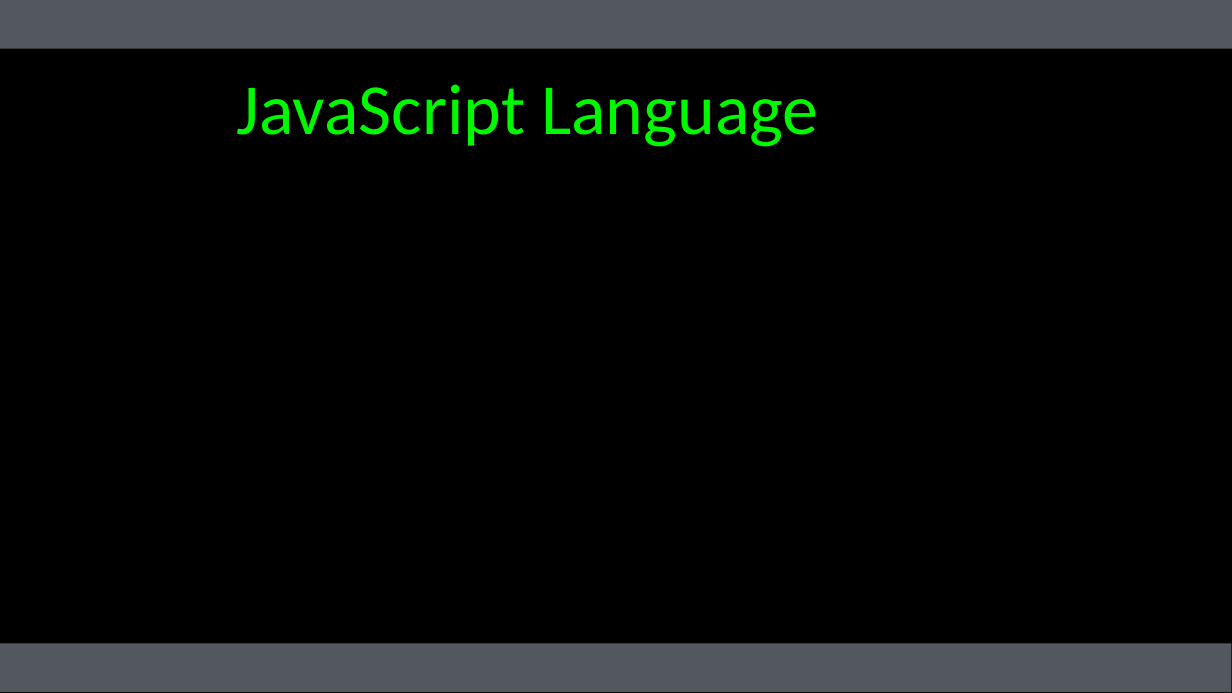
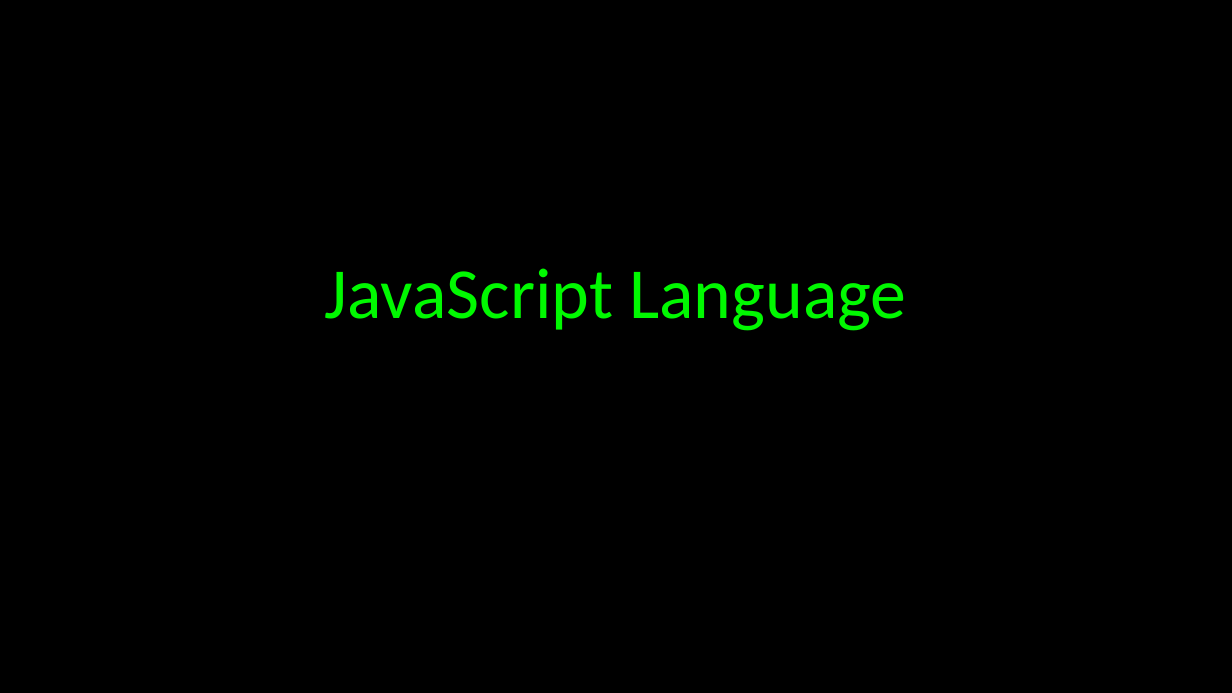
Before and after one commit to csev/wa4e, a slide deck: slide 19 of lectures/JS-01-JavaScript.ppt. Drawn at 1232x693 pixels with LibreOffice and Linux fonts; fonts in the diff are those of the drawing. Boxes give left, top, right and bottom in pixels: in the first picture for what was removed or moved away, otherwise in the second. Text is boxed around its words. In the diff, an @@ line names an element or a change of style, - is before the commit and + after.

```diff
--- a/lectures/JS-01-JavaScript.ppt
+++ b/lectures/JS-01-JavaScript.ppt
@@ rectangle removed at bbox=[0, 0, 1232, 49] @@
@@ title "JavaScript Language": place and size @@
-title "JavaScript Language" at bbox=[237, 84, 818, 147]
+title "JavaScript Language" at bbox=[325, 268, 906, 331]
@@ rectangle at bbox=[0, 643, 1232, 692]: fill #53585F to #000000 @@
```
Also in this commit, not shown: 52 other slides changed, 1 slide added, 1 slide removed, 15 other files.
